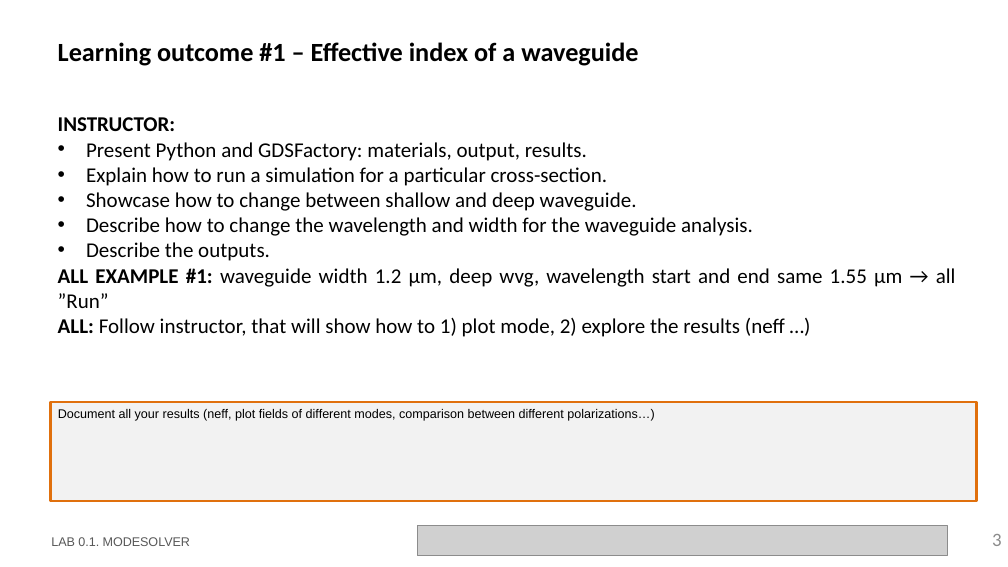
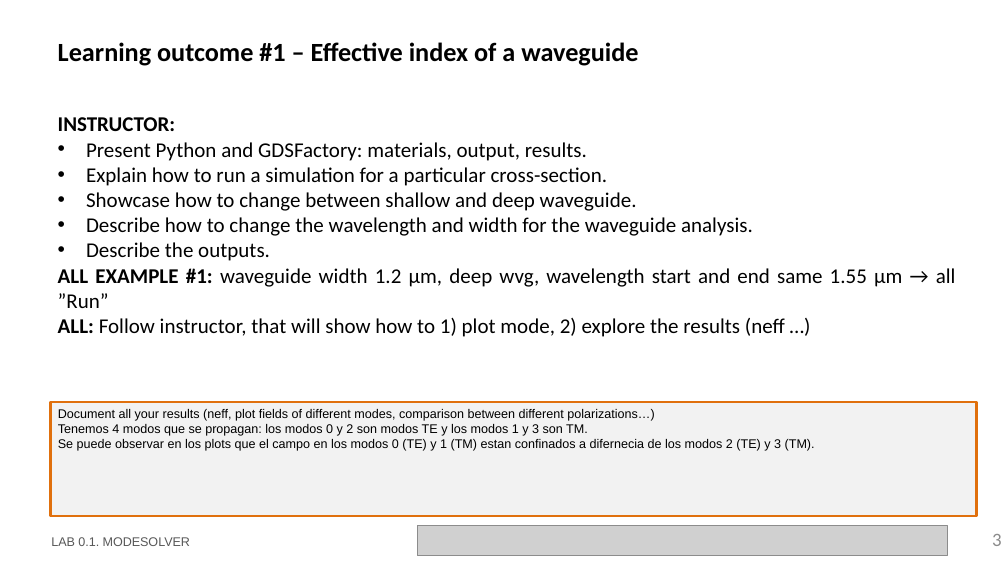
Before and after one commit to MariaJulve/pic-upv-lab0, a slide deck: slide 3 of LabBook_010.pptx. Drawn at 1008x567 pixels with LibreOffice and Linux fonts; fonts in the diff are those of the drawing; grey boxes stand for pictures; background and template pictures are left out. Boxes give left, top, right and bottom in pixels: in the first picture for what was removed or moved away, otherwise in the second. Text is boxed around its words. In the diff, an @@ line names an element or a change of style, - is before the commit and + after.

```diff
--- a/LabBook_010.pptx
+++ b/LabBook_010.pptx
@@ rectangle "Document all your results (neff, ...": place and size @@
-rectangle "Document all your results (neff, ..." at [51, 402, 977, 501]
+rectangle "Document all your results (neff, ..." at [51, 402, 977, 516]
@@ text in rectangle at [58, 424, 815, 451]: paragraphs added @@
+Tenemos 4 modos que se propagan: los modos 0 y 2 son modos TE y los modos 1 y 3 son TM.
+Se puede observar en los plots que el campo en los modos 0 (TE) y 1 (TM) estan confinados a difernecia de los modos 2 (TE) y 3 (TM).
```
Also in this commit, not shown: 1 other slide changed, 2 slides added.
